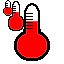
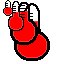
Layered file, before and after one edit (64px x 64px). Changes by layer:
painted on "16" over (4, 7, 12, 15)
painted on "32" over (9, 12, 23, 30)
added layer "48" above "64" over (10, 2, 38, 45)
